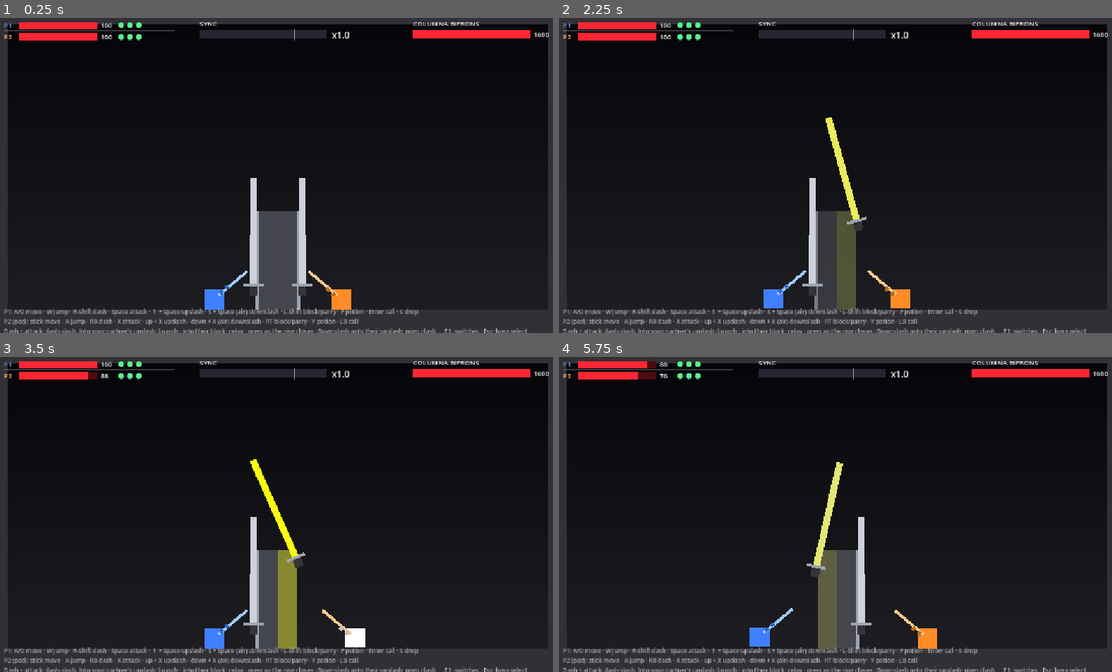
Above: before the commit, frames 1-4 (two rows, left to right).
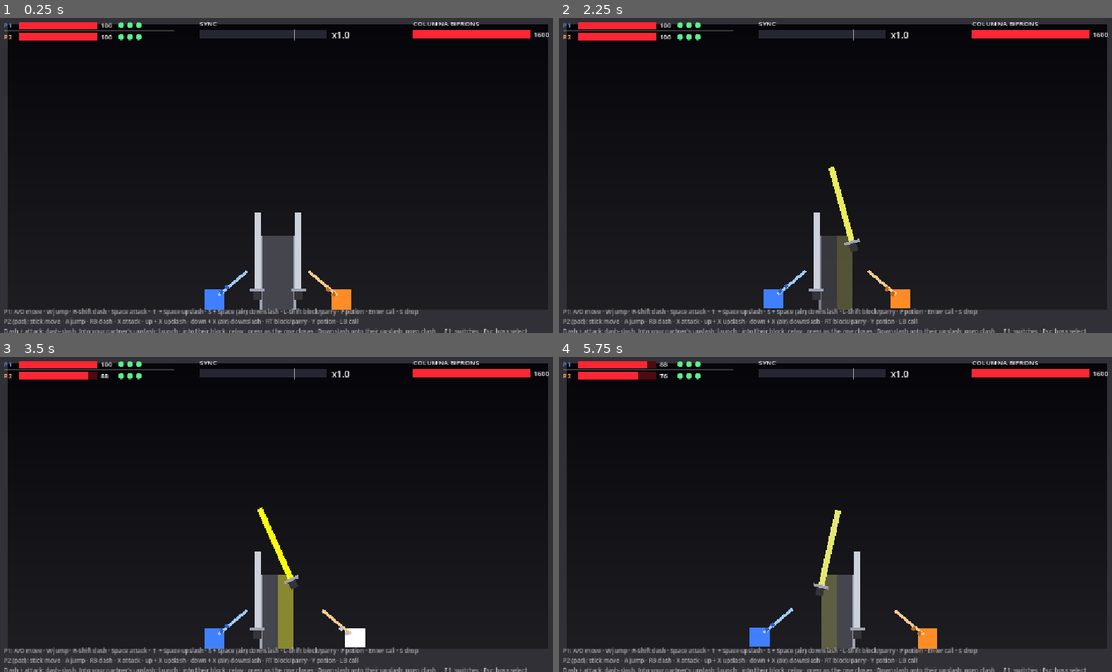
Above: after the commit, the same moments.

Repository: KayFisch/coop-sekiro-like
Game: Godot game, scene res://levels/threshold/threshold.tscn
Two runs of this game, one before a commit and one after it. Both use one fixed random seed, a clock stepped at 60 frames per second and the inputs below. This scene is started directly instead of the project's main scene.
Inputs:
- Up to frame 1 (0.25 s): no input
- Up to frame 2 (2.25 s): tap Enter at 0.5, 0.6 s; hold Right 0.53-1.28 s; tap Space at 0.77, 1.52 s; hold Down 1.28-2.03 s; tap Tab at 1.35 s; hold Right from 2.03 s (still down); tap 1 at 2.1 s
- Up to frame 3 (3.5 s): release Right at 2.78 s; hold Up from 2.78 s (still down); tap C at 2.85 s; tap Space at 3.02 s
- Up to frame 4 (5.75 s): release Up at 3.53 s; hold Left 3.53-5.03 s; tap Enter at 3.6 s; tap Space at 3.77, 4.52 s; tap Tab at 4.35 s; hold Down from 5.03 s (still down); tap 1 at 5.1 s

The runs differ from the first frame. In frame 1, 1.8% of the frame differs, in the area x 44-57%, y 50-93%; in frame 2, 2.0%, in the area x 44-56%, y 31-93%; in frame 3, 2.0%; in frame 4, 2.0%.

Commit message:
feat(bifrons): reactive mode runs his own patterns, a smaller boss
Reactive mode was a second system (short counters, long waits) and felt
sluggish. Now it's the same attacks: a hit he parries calls up his next
pattern at once, turned so its first strike is the attacker's and lands
within 0.8 s, and between his own attacks he waits 0.5 to 1.2 s instead
of 1.5 to 4 s. The counters are gone.

He starts an attack only while a player is in reach of his blades. He's
64 x 150 px with 170 px swords (was 80 x 200 and 230), his parry shows
even when he strikes back at once, and hits on him shake the camera a
little. The "after" window is retimed to the quicker swing.

Co-Authored-By: Claude Opus 5.5 <noreply@anthropic.com>

Diff:
--- a/actors/bosses/columna_bifrons/attacks/strike_pattern.gd
+++ b/actors/bosses/columna_bifrons/attacks/strike_pattern.gd
@@ -2,8 +2,8 @@
 extends Attack
 ## Yellow blade -> red. Columna Bifrons's main attack: a set series of sword strikes, each on
 ## his left, his right or both sides at once, landing on a beat. There's one instance per pattern
-## and per counter (see ColumnaBifrons.PATTERNS and COUNTERS); the boss says which way round
-## each run goes (ColumnaBifrons.orient()).
+## (see ColumnaBifrons.PATTERNS); the boss says which way round each run goes
+## (ColumnaBifrons.orient()) and how soon its first strike comes (first_wait()).
 ##
 ## A strike: that side's blade goes up over his head (so the side says who has to parry), is
 ## drawn back there, then drops in FALL_TIME. The drop is the cue, and both players read it:
@@ -36,14 +36,14 @@
 const STICK_TIME = 0.12
 const RECOIL_TIME = 0.35
 # THE PARTNER'S HIT. A parried strike breaks the guard on the other side BREAK_DELAY after the
-# parry, for BREAK_TIME; by Moves "bifrons_window". A player's swing lands 0.17 s after its
+# parry, for BREAK_TIME; by Moves "bifrons_window". A player's swing lands 0.08 s after its
 # press (see ATTACK_WINDUP_TIME in player.gd), so the press has to come that much earlier:
 # "beat": at once. Parry and hit are pressed together, the hitter betting on the parry: the
-#   attack press has to come between 0.17 s before the strike lands and 0.08 s after.
+#   attack press has to come between 0.08 s before the strike lands and 0.17 s after.
 # "after": a moment later, so a swing started on the strike itself is still parried, and the
-#   hitter has to see the parry first: press 0.13 to 0.48 s after the strike landed.
-const BREAK_DELAY = {"beat": 0.0, "after": 0.3}
-const BREAK_TIME = {"beat": 0.25, "after": 0.35}
+#   hitter has to see the parry first: press 0.17 to 0.47 s after the strike landed.
+const BREAK_DELAY = {"beat": 0.0, "after": 0.25}
+const BREAK_TIME = {"beat": 0.25, "after": 0.3}
 const BOTH_STAGGER_TIME = 2.2  # both blades parried at once
 const RECOVER_TIME = 0.6
 const TREMBLE = 0.05  # radians the drawn-back blade shakes by, just before the drop
@@ -54,8 +54,8 @@
 const COLOR = Color.YELLOW
 
 var _name: String
-var _strikes: Array  # as written in ColumnaBifrons.PATTERNS / COUNTERS: [wait, side] each
-var _contacts: Array = []  # when each strike lands, in seconds from the pattern's start
+var _strikes: Array  # as written in ColumnaBifrons.PATTERNS: [wait, side] each
+var _contacts: Array = []  # when each strike lands this run, in seconds from the pattern's start
 var _sides: Array = []  # this run's side for each strike (see ColumnaBifrons.orient())
 var _time = 0.0  # seconds into the pattern
 var _next = 0  # the strike that lands next
@@ -67,10 +67,6 @@
 func _init(pattern_name: String, strikes: Array):
 	_name = pattern_name
 	_strikes = strikes
-	var landing = 0.0
-	for strike in strikes:
-		landing += strike[0] * TIME_UNIT
-		_contacts.append(landing)
 
 
 func get_attack_name() -> String:
@@ -79,8 +75,14 @@
 
 func start(boss_node, player_nodes: Array):
 	super(boss_node, player_nodes)
-	var way = boss.orient(_name, _strikes)
+	var lead = boss.first_wait(_strikes[0][0])
+	var way = boss.orient(_strikes)
 	_sides = _strikes.map(func(strike): return strike[1] * way)
+	_contacts = []
+	var landing = 0.0
+	for i in _strikes.size():
+		landing += (lead if i == 0 else _strikes[i][0]) * TIME_UNIT
+		_contacts.append(landing)
 	_time = 0.0
 	_next = 0
 	_parried = {LEFT: false, RIGHT: false}
--- a/actors/bosses/columna_bifrons/attacks/sweep.gd
+++ b/actors/bosses/columna_bifrons/attacks/sweep.gd
@@ -52,7 +52,7 @@
 func start(boss_node, player_nodes: Array):
 	super(boss_node, player_nodes)
 	# As written it goes from left to right; the boss says which way round this run goes.
-	_first = LEFT * boss.orient(NAME, [[WINDUP_UNITS, LEFT], [TRAVEL_TIME / StrikePattern.TIME_UNIT, RIGHT]])
+	_first = LEFT * boss.orient([[WINDUP_UNITS, LEFT], [TRAVEL_TIME / StrikePattern.TIME_UNIT, RIGHT]])
 	_time = 0.0
 	_first_at = WINDUP_UNITS * StrikePattern.TIME_UNIT
 	_second_at = _first_at + TRAVEL_TIME
--- a/actors/bosses/columna_bifrons/columna_bifrons.gd
+++ b/actors/bosses/columna_bifrons/columna_bifrons.gd
@@ -16,9 +16,10 @@
 ##    hits there are sync hits: more damage, and sync.
 ## 4. Both blades parried at once stagger him: no guard on either side.
 ##
-## TWO MODES (Moves "bifrons_mode"). "patterns": he runs one attack after another, and the
-## players' part is to answer them. "reactive": he waits between attacks, and every hit he
-## parries wears on his patience; once it's gone he strikes back at whoever attacked him.
+## TWO MODES (Moves "bifrons_mode"), one set of attacks. "patterns": he runs one attack after
+## another, and the players' part is to answer them. "reactive": he leaves a little more room
+## between them, and a hit he parries calls up his next attack at once, aimed at whoever
+## attacked him.
 ## docs/boss_columna_bifrons.md has the design and what it's meant to find out.
 
 const LEFT = StrikePattern.LEFT
@@ -45,38 +46,30 @@
 	"BOTH": {"weight": 0.0, "strikes": [[6, BOTH]]},
 }
 const SWEEP_WEIGHT = 1.5  # the sweep (attacks/sweep.gd) comes among the patterns, this often
-# THE REACTIVE MODE's counters: how he strikes back at a player who attacked him. Same format,
-# but the sides are that player's (SAME) and their partner's (OTHER).
-const SAME = RIGHT  # i.e. a counter is written for a provoker on his right; orient() turns it
-const OTHER = LEFT
-const COUNTERS = {
-	"RIPOSTE": {"weight": 3.0, "strikes": [[4, SAME]]},
-	"RIPOSTE_TWICE": {"weight": 1.0, "strikes": [[4, SAME], [4, SAME]]},
-	# Not picked at random: his answer when both players attacked him (BOTH_PROVOKED_COUNTER).
-	"RIPOSTE_CROSS": {"weight": 0.0, "strikes": [[4, SAME], [4, OTHER]]},
-}
-# Patterns and counters that may come twice in a row; the rest never repeat back to back.
-const REPEATABLE_PATTERNS = ["SINGLE", "TRIPLE", "RIPOSTE"]
+# Patterns that may come twice in a row; the rest never repeat back to back.
+const REPEATABLE_PATTERNS = ["SINGLE", "TRIPLE"]
 # Runs each pattern as written or mirrored, whichever keeps the strikes even between the two
 # sides (at random while they're even). Off: always as written.
 const MIRROR_PATTERNS = true
 # For testing: set to an attack's name (e.g. "TRIPLE", "SWEEP") to use only that one.
 const TEST_ONLY_PATTERN = ""
 
+# He starts an attack only while a player is within BLADE_REACH: he can't walk up to them yet.
+const REACH_RECHECK = 0.2  # nobody there: he looks again this much later
+
 # THE REACTIVE MODE. Between two attacks he waits REACTIVE_WAIT (after the usual recovery)
-# before starting one of his own: room for the players to start something instead. Every hit he
-# parries, at any time, counts toward his patience: one of PATIENCE's numbers, picked afresh
-# with every attack. Once that many are parried and he's free, he strikes back at the player
-# whose hit he parried last (a counter, or now and then a whole pattern starting with them);
-# if both players attacked him, at the last one, then the other. Never both at once.
-const REACTIVE_WAIT_MIN = 1.5
-const REACTIVE_WAIT_MAX = 4.0
-const PATIENCE = [1, 2, 2, 3]
-const PATTERN_ANSWER_CHANCE = 0.25
-const BOTH_PROVOKED_COUNTER = "RIPOSTE_CROSS"
+# before starting the next of his own: a little room for the players to start instead. Every
+# hit he parries, at any time, counts toward his patience: one of PATIENCE's numbers, picked
+# afresh with every attack. Once that many are parried and he's free, he strikes back at the
+# player whose hit he parried last: with one of the same attacks, turned so its first strike is
+# theirs, and that strike comes quickly (ANSWER_WAIT). Then the series runs to its end, as ever.
+const REACTIVE_WAIT_MIN = 0.5
+const REACTIVE_WAIT_MAX = 1.2
+const PATIENCE = [1, 1, 2]
+const ANSWER_WAIT = 4  # StrikePattern.TIME_UNITs until an answer's first strike lands, at most
 
 # A blade landing on a player (any of his attacks).
-const BLADE_REACH = 290.0  # from his center: players this close on that side are under the blade
+const BLADE_REACH = 215.0  # from his center: players this close on that side are under the blade
 const BLADE_DAMAGE = 12.0
 const BLADE_KNOCKBACK = 300.0
 const BLOCKED_DAMAGE = 4.0
@@ -88,8 +81,8 @@
 const STAND_IN_PARRY_CHANCE = 0.75
 
 # The swords, one per side, each on a pivot at its hand.
-const SWORD_LENGTH = 230.0
-const SWORD_WIDTH = 14.0
+const SWORD_LENGTH = 170.0
+const SWORD_WIDTH = 12.0
 const SWORD_FOLLOW = 22.0  # how fast a blade eases into its pose (1/s); a drop itself is exact
 const PLATE_WIDTH = 6.0  # the guard, drawn down each flank
 const PARRY_FLICK_TIME = 0.12  # his own parry: the guarding blade flicked at the attacker
@@ -97,17 +90,17 @@
 const GUARD_NEAR = Vector2(10.0, 0.2)  # px, radians
 # Sword poses, for the right-hand sword (the left one mirrors them): x, y = where the hand is,
 # from his center; z = the blade's angle in radians (0 points outward, level; negative is up).
-const POSE_GUARD = Vector3(50.0, 62.0, -1.571)  # upright, covering its flank
-const POSE_PARRY = Vector3(62.0, 52.0, -1.2)  # flicked outward, meeting a player's blade
-const POSE_RAISED = Vector3(44.0, -70.0, -1.82)  # over his head, about to strike
-const POSE_COILED = Vector3(40.0, -78.0, -2.07)  # drawn all the way back: the drop starts here
-const POSE_DOWN = Vector3(46.0, 56.0, 0.19)  # landed: out from his flank at head height, tip on the floor
-const POSE_RECOIL = Vector3(54.0, 20.0, -0.9)  # thrown back up by a parry
-const POSE_OPEN = Vector3(62.0, 40.0, -1.02)  # guard broken: knocked outward, off the flank
-const POSE_LIMP = Vector3(56.0, 70.0, 0.13)  # staggered or dead: dropped to the floor
-const POSE_SWEEP_BACK = Vector3(58.0, 36.0, -0.75)  # the sweep's windup: held out to the side, drawn back
-const POSE_SWEEP = Vector3(50.0, 60.0, 0.0)  # sweeping: level, at head height
-const POSE_PROP = Vector3(58.0, -110.0, 1.15)  # planted in the floor out to the side, his weight on it
+const POSE_GUARD = Vector3(42.0, 46.0, -1.571)  # upright, covering its flank
+const POSE_PARRY = Vector3(52.0, 38.0, -1.2)  # flicked outward, meeting a player's blade
+const POSE_RAISED = Vector3(34.0, -52.0, -1.82)  # over his head, about to strike
+const POSE_COILED = Vector3(30.0, -58.0, -2.07)  # drawn all the way back: the drop starts here
+const POSE_DOWN = Vector3(36.0, 43.0, 0.19)  # landed: out from his flank at head height, tip on the floor
+const POSE_RECOIL = Vector3(42.0, 15.0, -0.9)  # thrown back up by a parry
+const POSE_OPEN = Vector3(50.0, 30.0, -1.02)  # guard broken: knocked outward, off the flank
+const POSE_LIMP = Vector3(44.0, 53.0, 0.13)  # staggered or dead: dropped to the floor
+const POSE_SWEEP_BACK = Vector3(46.0, 27.0, -0.75)  # the sweep's windup: held out to the side, drawn back
+const POSE_SWEEP = Vector3(40.0, 40.0, 0.0)  # sweeping: level, at head height
+const POSE_PROP = Vector3(44.0, -82.0, 1.18)  # planted in the floor out to the side, his weight on it
 
 const COLOR_SWORD = Color(0.8, 0.82, 0.86)  # silver
 const COLOR_SWORD_LIMP = Color(0.45, 0.45, 0.5)
@@ -116,10 +109,10 @@
 const COLOR_PARRY = Color(1.0, 0.7, 0.3)  # sparks off his own parry
 const COLOR_PLAYER_PARRY = Color(1.0, 0.85, 0.4)  # sparks off a player's
 const COLOR_PROVOKED = Color(0.75, 0.33, 0.16)  # his body, the closer he is to striking back
-const HAND_SIZE = 18.0
+const HAND_SIZE = 16.0
 const HAND_DARKEN = 0.25
-const CROSSGUARD = Vector2(6.0, 40.0)
-const PLAYER_HEAD = Vector2(30.0, 60.0)  # where a player stands, from his flank and his center
+const CROSSGUARD = Vector2(6.0, 32.0)
+const PLAYER_HEAD = Vector2(30.0, 45.0)  # where a player stands, from his flank and his center
 
 var _pivots = {}  # side -> Node2D
 var _blades = {}  # side -> ColorRect
@@ -147,10 +140,8 @@
 # The reactive mode (see REACTIVE_WAIT).
 var _provocations = 0  # hits parried since his last attack began
 var _patience = 2  # how many of those he lets go before striking back
-var _provoked_by = {LEFT: false, RIGHT: false}  # which sides they came from
-var _provoker_side = RIGHT  # the side of the last one
-var _countering = false  # picking a counter (see get_attack_weights())
-var _answering = false  # starting his answer (see orient())
+var _provoker_side = RIGHT  # the side the last one came from
+var _answering = false  # starting his answer (see orient() and first_wait())
 
 
 func get_max_hp() -> float:
@@ -163,9 +154,8 @@
 
 func get_attack_pool() -> Array:
 	var pool = []
-	for table in [PATTERNS, COUNTERS]:
-		for pattern_name in table:
-			pool.append(StrikePattern.new(pattern_name, table[pattern_name].strikes))
+	for pattern_name in PATTERNS:
+		pool.append(StrikePattern.new(pattern_name, PATTERNS[pattern_name].strikes))
 	pool.append(Sweep.new())
 	for attack in pool:
 		attack.strike_parried.connect(func(_player): sync_event.emit("bifrons_parried"))
@@ -173,16 +163,14 @@
 	return pool
 
 
-# The patterns' weights (and the sweep's), or the counters' while he's picking one.
+# The patterns' weights, and the sweep's.
 func get_attack_weights() -> Dictionary:
 	if TEST_ONLY_PATTERN != "":
 		return {TEST_ONLY_PATTERN: 1.0}
 	var weights = {}
-	var table = COUNTERS if _countering else PATTERNS
-	for pattern_name in table:
-		weights[pattern_name] = table[pattern_name].weight
-	if not _countering:
-		weights[Sweep.NAME] = SWEEP_WEIGHT
+	for pattern_name in PATTERNS:
+		weights[pattern_name] = PATTERNS[pattern_name].weight
+	weights[Sweep.NAME] = SWEEP_WEIGHT
 	return weights
 
 
@@ -208,9 +196,18 @@
 
 
 func _physics_process(delta):
+	# Nobody in reach of his blades: he waits.
+	if state == State.IDLE and timer <= delta and not _anyone_in_reach():
+		timer = REACH_RECHECK
 	super(delta)
 	if hp > 0.0 and state == State.IDLE and _is_reactive() and _provocations >= _patience:
 		_strike_back()
+
+
+func _anyone_in_reach() -> bool:
+	if stand_in_side() != 0:
+		return true
+	return get_players().any(func(p): return absf(p.global_position.x - global_position.x) <= BLADE_REACH)
 
 
 # --- Sides ---
@@ -230,15 +227,13 @@
 
 
 # Called by an attack as it starts, with its strikes as written ([wait, side] each): which way
-# round it runs, 1 as written or -1 mirrored. A counter is turned to the player who provoked
-# it, and so is a pattern that's his answer (its first strike goes to them); any other pattern,
-# to whichever way keeps the strikes even between the sides (see MIRROR_PATTERNS).
-func orient(pattern_name: String, strikes: Array) -> int:
+# round it runs, 1 as written or -1 mirrored. His answer to a player's attack is turned so its
+# first strike goes to that player; any other attack, to whichever way keeps the strikes even
+# between the sides (see MIRROR_PATTERNS).
+func orient(strikes: Array) -> int:
 	var way = 1
 	var first = strikes[0][1]
-	if COUNTERS.has(pattern_name):
-		way = _provoker_side
-	elif _answering and first != BOTH:
+	if _answering and first != BOTH:
 		way = first * _provoker_side
 	elif MIRROR_PATTERNS:
 		var lean = 0  # > 0: as written, it strikes right more often than left
@@ -251,9 +246,14 @@
 		if strike[1] != BOTH:
 			_strikes_at[strike[1] * way] += 1
 	_provocations = 0
-	_provoked_by = {LEFT: false, RIGHT: false}
 	_patience = PATIENCE.pick_random()
 	return way
+
+
+# Called by a pattern as it starts, with its first strike's wait as written: the wait it gets
+# this run. His answer to a player's attack comes quickly, whatever the pattern.
+func first_wait(written: float) -> float:
+	return minf(written, ANSWER_WAIT) if _answering else written
 
 
 # --- A blade landing on a player (used by his attacks) ---
@@ -343,7 +343,8 @@
 	else:
 		# That blade is busy: nothing to parry with.
 		Sfx.play("sync_hit", -6.0)
-		spawn_sparks(_flank(side, source.global_position.y), 6, COLOR_EXECUTE)
+		shake(3.0)
+		spawn_sparks(_flank(side, source.global_position.y), 8, COLOR_EXECUTE)
 		super(amount, source)
 
 
@@ -353,29 +354,22 @@
 	var side = side_of(player)
 	player.on_swing_parried()
 	_flick_until[side] = anim_time + PARRY_FLICK_TIME
-	Sfx.play("parry", -6.0)
-	spawn_sparks(_flank(side, player.global_position.y), 8, COLOR_PARRY)
+	Sfx.play("parry", -4.0)
+	shake(3.0)
+	spawn_sparks(_flank(side, player.global_position.y), 10, COLOR_PARRY)
 	if _is_reactive():
 		_provocations += 1
-		_provoked_by[side] = true
 		_provoker_side = side
 
 
 # The reactive mode: his patience is gone and he's free. He strikes back at the player whose hit
 # he parried last (see REACTIVE_WAIT).
 func _strike_back():
-	var answer: Attack
-	if _provoked_by[LEFT] and _provoked_by[RIGHT]:
-		answer = find_attack(BOTH_PROVOKED_COUNTER)
-	else:
-		_countering = randf() >= PATTERN_ANSWER_CHANCE
-		answer = pick_attack()
-		_countering = false
 	_choose_target()
 	if target_player == null:
 		return
 	_answering = true
-	_begin_telegraph(answer)
+	_begin_telegraph(pick_attack())
 	_answering = false
 
 
@@ -493,8 +487,8 @@
 			snap = hp <= 0.0  # dead: this is the last frame he's posed
 		elif open and pose == POSE_GUARD:
 			pose = POSE_OPEN  # its guard is broken: knocked aside
-		elif _at_guard[side] and anim_time < _flick_until[side]:
-			pose = POSE_PARRY
+		elif anim_time < _flick_until[side] and not snap:
+			pose = POSE_PARRY  # his parry shows even if the blade is already off to strike back
 		_poses[side] = pose if snap else _poses[side].lerp(pose, follow)
 		_crosses[side] = cross if snap else lerpf(_crosses[side], cross, follow)
 		# Across (the sweep): the blade passes in front of him, drawn foreshortened.
@@ -507,8 +501,10 @@
 		pivot.scale.x = side * over
 		if down:
 			_blades[side].color = COLOR_SWORD_LIMP
+		elif pose == POSE_PARRY:
+			_blades[side].color = Color.WHITE
 		elif _targets[side] == POSE_GUARD:
-			_blades[side].color = Color.WHITE if pose == POSE_PARRY else COLOR_SWORD
+			_blades[side].color = COLOR_SWORD
 		_plates[side].visible = is_guarding(side)
 		if down:
 			_halves[side].color = Color(1, 1, 1, 0)  # the body's own stagger flash shows
--- a/actors/bosses/columna_bifrons/columna_bifrons.tscn
+++ b/actors/bosses/columna_bifrons/columna_bifrons.tscn
@@ -3,25 +3,25 @@
 [ext_resource type="Script" path="res://actors/bosses/columna_bifrons/columna_bifrons.gd" id="1_bifrons"]
 
 [sub_resource type="RectangleShape2D" id="Shape_body"]
-size = Vector2(80, 200)
+size = Vector2(64, 150)
 
 [node name="ColumnaBifrons" type="CharacterBody2D" groups=["boss"]]
 collision_layer = 4
 script = ExtResource("1_bifrons")
 
 [node name="Glow" type="ColorRect" parent="."]
-offset_left = -56.0
-offset_top = -116.0
-offset_right = 56.0
-offset_bottom = 116.0
+offset_left = -46.0
+offset_top = -89.0
+offset_right = 46.0
+offset_bottom = 89.0
 mouse_filter = 2
 color = Color(1, 1, 1, 0)
 
 [node name="ColorRect" type="ColorRect" parent="."]
-offset_left = -40.0
-offset_top = -100.0
-offset_right = 40.0
-offset_bottom = 100.0
+offset_left = -32.0
+offset_top = -75.0
+offset_right = 32.0
+offset_bottom = 75.0
 mouse_filter = 2
 color = Color(0.27, 0.27, 0.3, 1)
 
--- a/core/moves.gd
+++ b/core/moves.gd
@@ -37,7 +37,7 @@
 	{"key": "chimney_clash", "label": "Chimney clash (wall jumps meeting)", "default": false},
 	{"key": "players_collide", "label": "Players collide (stand on, bump into each other)", "default": true},
 	{"key": "boss_body", "label": "Boss body blocks players (Cubus, Bifrons)", "default": true},
-	{"key": "bifrons_mode", "label": "Bifrons: set patterns, or reactive (he strikes back)", "default": "patterns", "options": ["patterns", "reactive"]},
+	{"key": "bifrons_mode", "label": "Bifrons: set patterns, or reactive (hit him and he strikes back)", "default": "patterns", "options": ["patterns", "reactive"]},
 	{"key": "bifrons_window", "label": "Bifrons: partner hits on the beat, or after it", "default": "beat", "options": ["beat", "after"]},
 	{"key": "bifrons_stand_in", "label": "Bifrons: a stand-in parries on that side (testing alone)", "default": "off", "options": ["off", "left", "right"]},
 	{"key": "call", "label": "Call countdown (P1 Enter, P2 LB)", "default": true},
--- a/levels/threshold/threshold.tscn
+++ b/levels/threshold/threshold.tscn
@@ -101,7 +101,7 @@
 color = Color(0.19, 0.19, 0.21, 1)
 
 [node name="ColumnaBifrons" parent="." instance=ExtResource("2_bifrons")]
-position = Vector2(576, 500)
+position = Vector2(576, 525)
 
 [node name="Player1" parent="." instance=ExtResource("3_player")]
 position = Vector2(446, 560)
